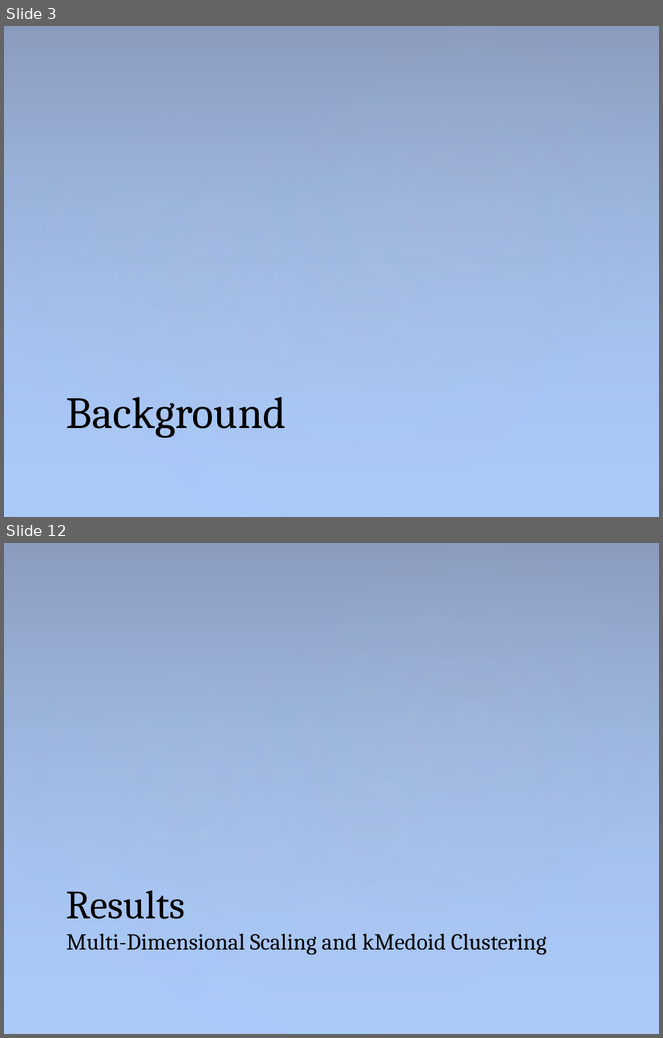
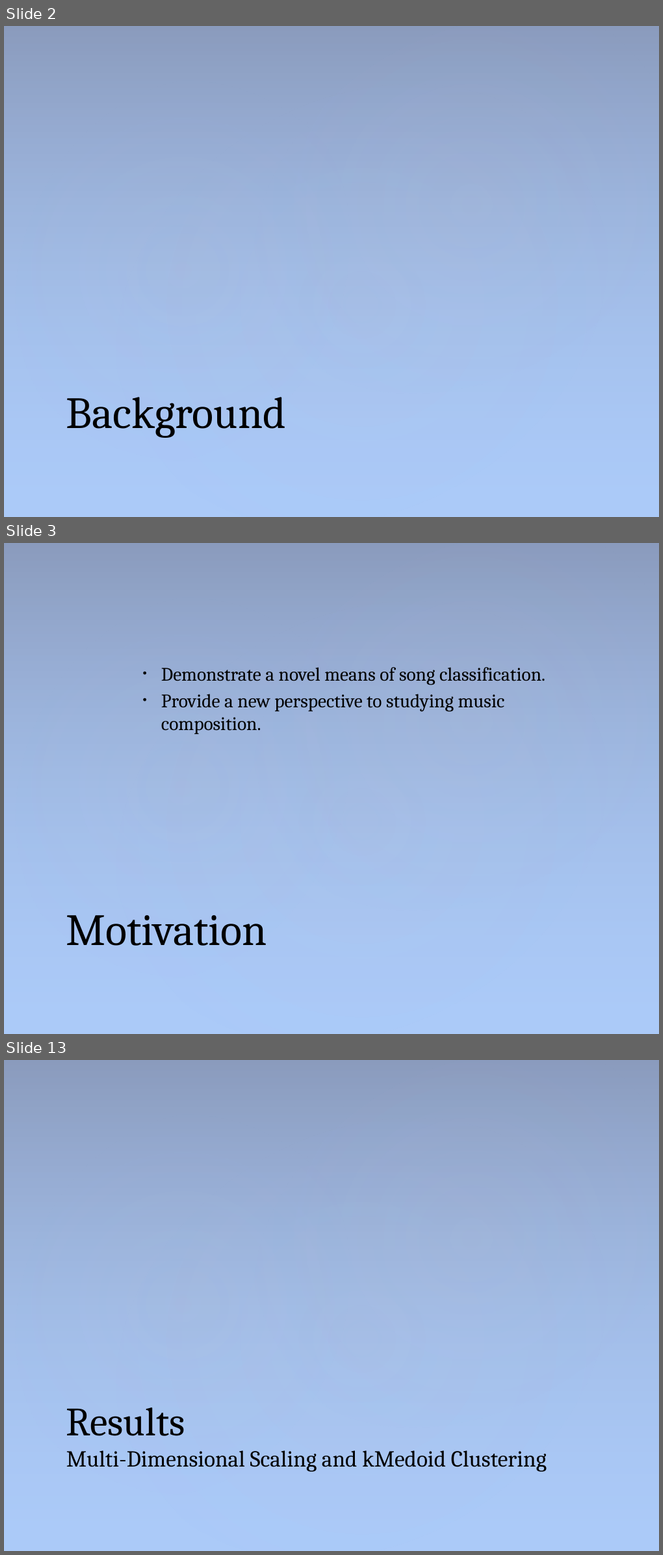
Before and after one commit to sam-lev/Classifications-Of-Songs-via-Homology-of-Chroma-Features, a slide deck: project/presentation/PresentationPowerPoint.pptx. Shown one above the other, each under a label of ours: slides 3 and 12 before the commit, slides 2, 3 and 13 after it; the slides between them are not shown. The pictures are 663x1038 and 663x1555 pixels, drawn with LibreOffice and Linux fonts; fonts in the diff are those of the drawing. Boxes give left, top, right and bottom in pixels: in the first picture for what was removed or moved away, otherwise in the second. Text is boxed around its words. In the diff, an @@ line names an element or a change of style, - is before the commit and + after.

```diff
--- a/project/presentation/PresentationPowerPoint.pptx
+++ b/project/presentation/PresentationPowerPoint.pptx
@@ slide 3 added at (4, 543, 659, 1034), background #ACCBF9; not listed: 4 template elements that a slide beside it also shows @@
@@ text added at (161, 667, 545, 734), 21 pt, text #000000 @@
+• Demonstrate a novel means of song classification.
+• Provide a new perspective to studying music composition.
@@ title added at (66, 915, 267, 946), 49 pt, text #000000 @@
+Motivation
@@ what was slide 3 is now slide 2 @@
@@ what was slide 12 is now slide 13 @@
```
Also in this commit, not shown: 5 slides changed, 6 other slides added, 5 slides removed, 3 other files.
